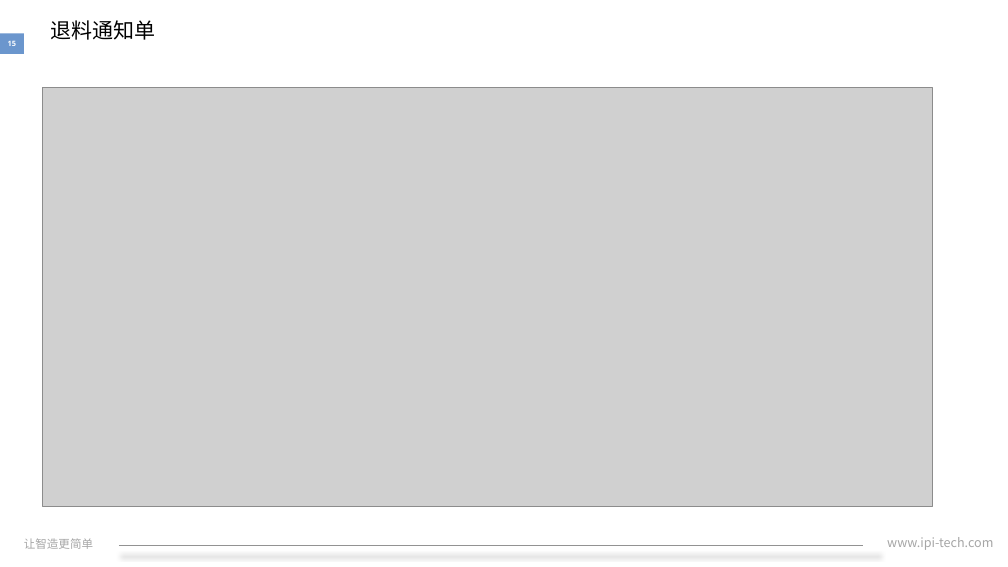
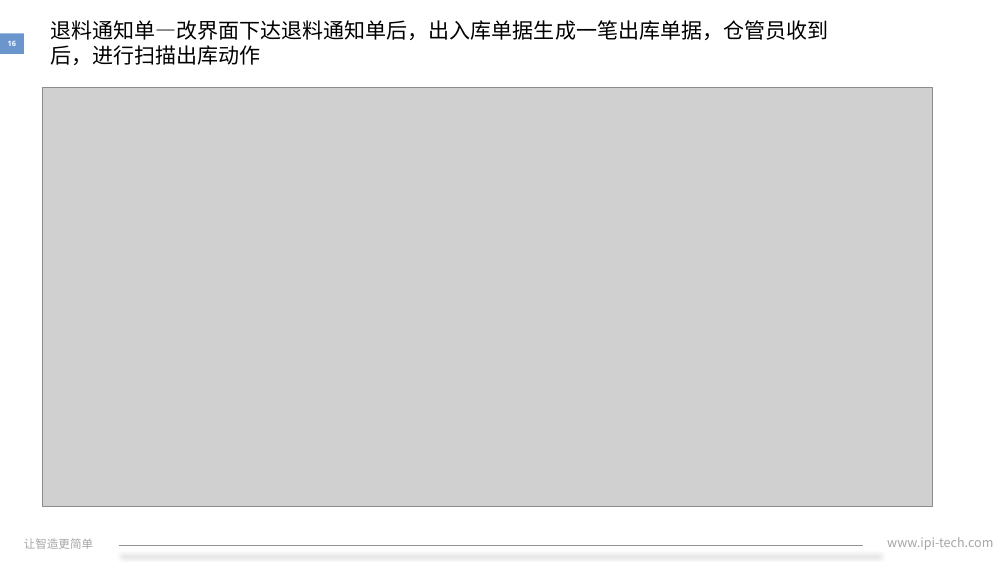
Before and after one commit to xiaozixiang/DocMent, a slide deck: slide 16 of IPI-HR-30-07A转正述职报告.pptx (slide 15 before the commit). Drawn at 1008x567 pixels with LibreOffice and Linux fonts; fonts in the diff are those of the drawing; grey boxes stand for pictures; background and template pictures are left out. Boxes give left, top, right and bottom in pixels: in the first picture for what was removed or moved away, otherwise in the second. Text is boxed around its words. In the diff, an @@ line names an element or a change of style, - is before the commit and + after.

```diff
--- a/IPI-HR-30-07A转正述职报告.pptx
+++ b/IPI-HR-30-07A转正述职报告.pptx
@@ text at (x1=50, y1=20, x2=828, y2=65): text changed @@
-退料通知单
+退料通知单—改界面下达退料通知单后，出入库单据生成一笔出库单据，仓管员收到后，进行扫描出库动作
```
Also in this commit, not shown: 14 other slides changed, 4 slides added, 3 slides removed.
